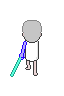
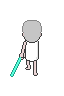
Layered file, before and after one edit (64 × 96). Changes by layer:
renamed "레이어 45" to "레이어 48 복사", showed it, moved it above "레이어 48", painted on it over [19, 41, 27, 60]
hid "레이어 48" over [19, 41, 27, 60]
removed group "그룹 2 복사 2" (12 layers) from group "Main" over [20, 41, 27, 60]
removed group "그룹 3" (4 layers) from group "그룹 2 복사 2" over [21, 41, 27, 57]
